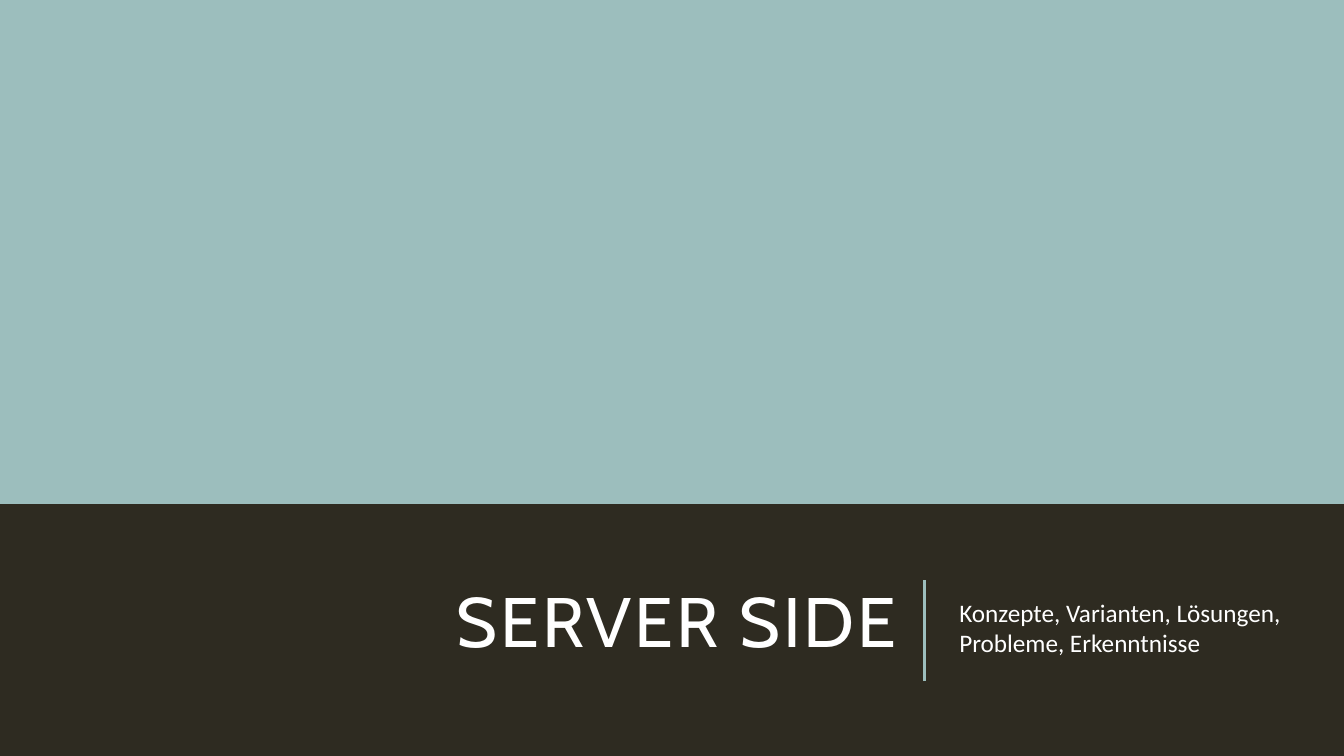
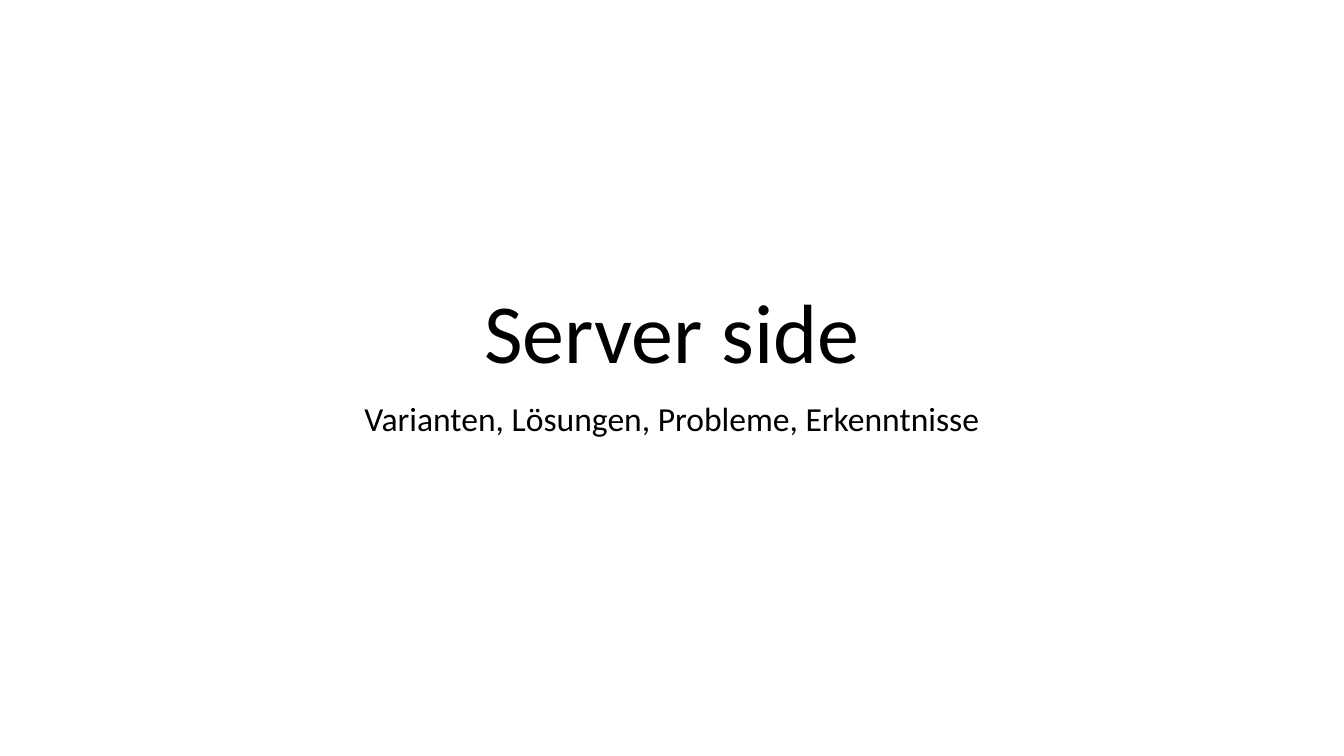
Before and after one commit to Toixinhell/Versteckies, a slide deck: slide 24 of Fangies.pptx (slide 9 before the commit). Drawn at 1344x756 pixels with LibreOffice and Linux fonts; fonts in the diff are those of the drawing. Boxes give left, top, right and bottom in pixels: in the first picture for what was removed or moved away, otherwise in the second. Text is boxed around its words. In the diff, an @@ line names an element or a change of style, - is before the commit and + after.

```diff
--- a/Fangies.pptx
+++ b/Fangies.pptx
@@ background #2E2B21 to #FFFFFF @@
@@ rectangle removed at <box>0,0,1344,504</box> @@
@@ title "Server side" at <box>484,304,860,364</box>: vertical alignment middle to bottom @@
@@ title at <box>484,304,860,364</box>: text changed; size 50 to 60 pt; font Cabin to Calibri; text colour #FFFFFF to #000000 @@
-SERVER SIDE
+Server side
@@ subtitle "Varianten, Lösungen, Probleme, Erkenntnisse" at <box>364,407,980,437</box>: vertical alignment middle to top @@
@@ subtitle at <box>364,407,980,437</box>: text changed; size 18 to 24 pt; text colour #FFFFFF to #000000 @@
-Konzepte, Varianten, Lösungen, Probleme, Erkenntnisse
+Varianten, Lösungen, Probleme, Erkenntnisse
@@ line removed from (925, 682) to (925, 581) @@
```
Also in this commit, not shown: 13 other slides changed, 19 slides added, 2 slides removed.
